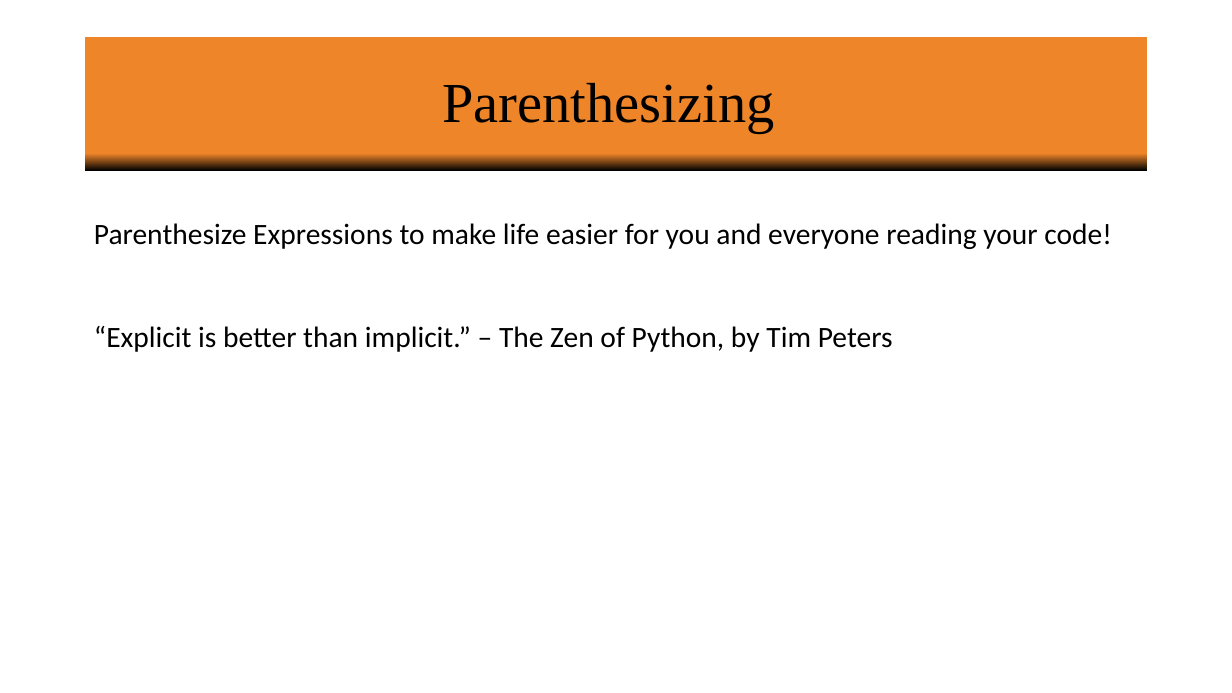
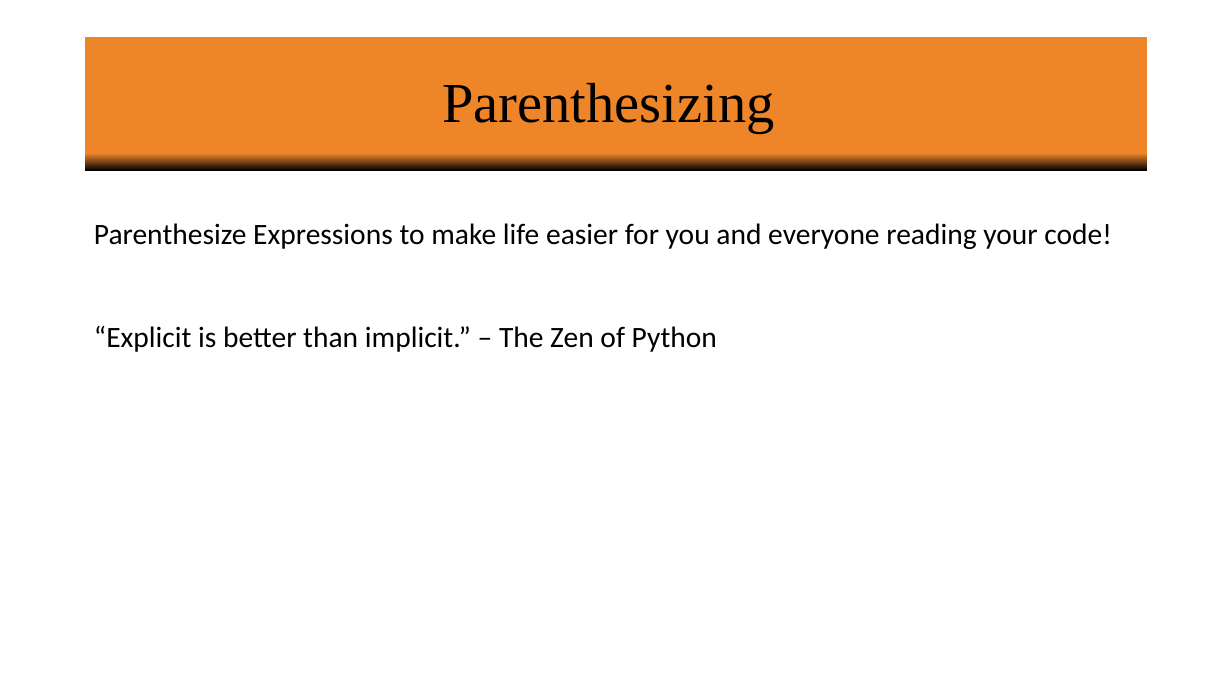
Before and after one commit to vineetbansal/Learning-Python, a slide deck: slide 14 of powerpoint/01 Variables_Operators_Logic_Math.pptx. Drawn at 1232x693 pixels with LibreOffice and Linux fonts; fonts in the diff are those of the drawing; background and template pictures are left out. Boxes give left, top, right and bottom in pixels: in the first picture for what was removed or moved away, otherwise in the second. Text is boxed around its words. In the diff, an @@ line names an element or a change of style, - is before the commit and + after.

```diff
--- a/powerpoint/01 Variables_Operators_Logic_Math.pptx
+++ b/powerpoint/01 Variables_Operators_Logic_Math.pptx
@@ text at (94,326,717,352): text changed @@
-“Explicit is better than implicit.” – The Zen of Python, by Tim Peters
+“Explicit is better than implicit.” – The Zen of Python
```
Also in this commit, not shown: 12 other slides changed, 1 other file.
